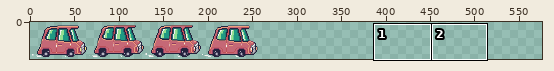
Two states of a sprite sheet, Assets/Sprites/car_red_64_32.png. The first picture is a wide view before the edit; the outline marks the close-up.
Close-up. The starting point:
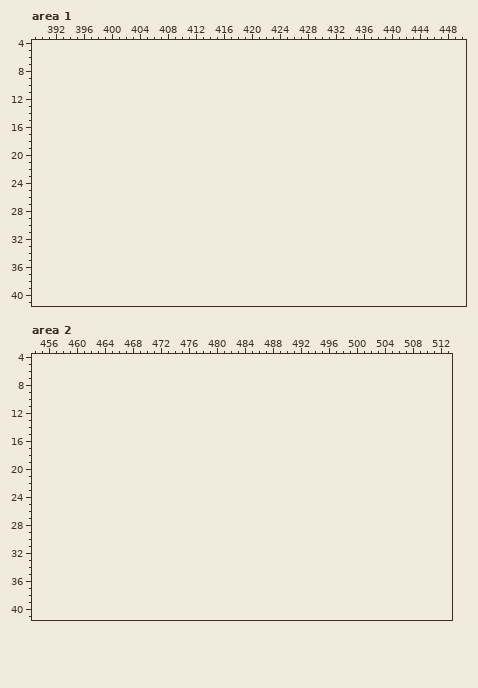
The file is 256x42 pixels. Shown: area 1: x 389..450, y 4..41; area 2: x 454..513, y 4..41. The old version is drawn lined up with the new one, on the new canvas. The commit also changed other parts of the picture, which this record leaves out.
The same view after the edit:
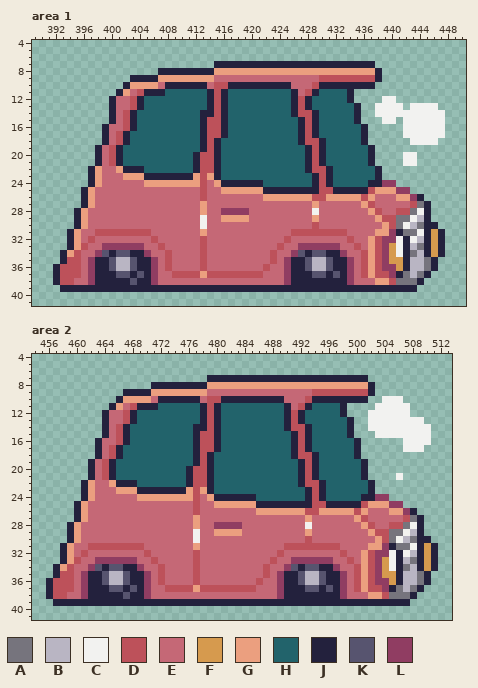
Palette (. is transparent): A #76747d  B #b9b5c3  C #f2f2f0  D #bd515a  E #c56876  F #d69a4e  G #eb9f7f  H #22636b  J #23213d  K #57546f  L #903d62
Changes in this commit:
canvas 256x42 -> 576x42
Changed rows in their new state; - is an unchanged pixel.
Area 1:
first column x 392:
 7 -----------------------JJJJJJJJJJJJJJJJJJJJJJJ----------
 8 ---------------JJJJJJJJGGGGGGGGGGGGGGGGGGGGGGGJ---------
 9 -----------JJJJGGGGGGGGEEEEEEEEEEEEEEEDDDDDDDDJ---------
10 ----------JGGGGEJJJJJJEDDJJJJJJJJJEEEDJJJJJJJJ----------
11 ---------JGEDJJJHHHHHHJDJHHHHHHHHHJEDJHHHHJ-------------
12 --------JEEDJHHHHHHHHHJDJHHHHHHHHHJDJHHHHHJ----CC-------
13 --------JEEDJHHHHHHHHHJDJHHHHHHHHHJDJHHHHHHJ--CCCC-CCCC-
14 --------JEDJHHHHHHHHHJJDJHHHHHHHHHJDDJHHHHHJ--CCCCCCCCCC
15 --------JEDJHHHHHHHHHJDDJHHHHHHHHHHJDJHHHHHJ---CC-CCCCCC
16 -------JEEDJHHHHHHHHHJDDJHHHHHHHHHHJDJHHHHHHJ-----CCCCCC
17 -------JEDJHHHHHHHHHHJDDJHHHHHHHHHHJDJHHHHHHJ-----CCCCCC
18 -------JEDJHHHHHHHHHHJDJHHHHHHHHHHHJDDJHHHHHJ------CCCC-
19 ------JEDJHHHHHHHHHHHJDJHHHHHHHHHHHHJDJHHHHHHJ----------
20 ------JEDJHHHHHHHHHHJDDJHHHHHHHHHHHHJDJHHHHHHJ----CC----
21 ------JEDJHHHHHHHHHHJDDJHHHHHHHHHHHHJDJHHHHHHJ----CC----
22 -----JGEEGJJJHHHHHHHJDDJHHHHHHHHHHHHJDDJHHHHHHJ---------
23 -----JGEEEGGGJJJJJJJGDGJHHHHHHHHHHHHHJDJHHHHHHJ---------
24 -----JGEEEEEEGGGGGGGGDEGJJJJJJHHHHHHHJDJHHHHHJJLL-------
25 ----JGEEEEEEEEEEEEEEEDEEGGGGGGJJJJJJJJDDJJJJJDGGGLL-----
26 ----JGEEEEEEEEEEEEEEEDEEEEEEEEGGGGGGGDDGGGGGDGEEEGGLJ---
27 ----JGEEEEEEEEEEEEEEEGEEEEEEEEEEEEEEEGEEEEEEGDEEEEEDAJ--
28 ---JGEEEEEEEEEEEEEEEEGEELLLLEEEEEEEEECEEEEEEEGDEEDDACJ--
29 ---JGEEEEEEEEEEEEEEEECEEGGGGEEEEEEEEEGEEEEEEEEGDDAACBJ--
30 ---JGEEEEEEEEEEEEEEEECEEEEEEEEEEEEEEEDEEEEEEEEEGDACBAJJ-
31 --JGEEDDDDDDDDEEEEEEEGEEEEEEEEEEEEDDDDDDDDEEEEGGLJAACJFJ
32 --JGEDEEEEEEEEDEEEEEEDEEEEEEEEEEEDEEEEEEEEDEEGDLLCJCBJFJ
33 --JGDEELLLLLLEEDEEEEEDEEEEEEEEEEDEELLLLLLEEDEGDLFCJBAJFJ
34 -JGDEELKJKKJJLEEDEEEEDEEEEEEEEEDEELKJKKJJLEEDGDLFCJABJFJ
35 -JDDELJJKBBKJJLEDEEEEDEEEEEEEEEDELJJKBBKJJLEDGDLFFJBBAJ-
36 JDDDELJJKBBKJJLEDEEEEDEEEEEEEEDEELJJKBBKJJLEDGDLLFJBBAJ-
37 JDDDELJJJKKJKJLEEDDDDGDDDDDDDDEEELJJJKKJKJLEDGDDLJABAJ--
38 JDDEELJJJJJKJJLEEEEEEEEEEEEEEEEEELJJJJJJJJLEEEGGDAAAJ---
39 -JJJJJJJJJJJJJJJJJJJJJJJJJJJJJJJJJJJJJJJJJJJJJJJJJJJ----
Area 2:
first column x 456:
 7 -----------------------JJJJJJJJJJJJJJJJJJJJJJJ----------
 8 ---------------JJJJJJJJGGGGGGGGGGGGGGGGGGGGGGGJ---------
 9 -----------JJJJGGGGGGGGEEEEEEEEEEEEEEEDDDDDDDDJ---------
10 ----------JGGGGEJJJJJJEDDJJJJJJJJJEEEDJJJJJJJJ--CCC-----
11 ---------JGEDJJJHHHHHHJDJHHHHHHHHHJEDJHHHHJ----CCCCC----
12 --------JEEDJHHHHHHHHHJDJHHHHHHHHHJDJHHHHHJ---CCCCCC----
13 --------JEEDJHHHHHHHHHJDJHHHHHHHHHJDJHHHHHHJ--CCCCCCCC--
14 --------JEDJHHHHHHHHHJJDJHHHHHHHHHJDDJHHHHHJ--CCCCCCCCC-
15 --------JEDJHHHHHHHHHJDDJHHHHHHHHHHJDJHHHHHJ---CCCCCCCC-
16 -------JEEDJHHHHHHHHHJDDJHHHHHHHHHHJDJHHHHHHJ------CCCC-
17 -------JEDJHHHHHHHHHHJDDJHHHHHHHHHHJDJHHHHHHJ------CCC--
18 -------JEDJHHHHHHHHHHJDJHHHHHHHHHHHJDDJHHHHHJ-----------
19 ------JEDJHHHHHHHHHHHJDJHHHHHHHHHHHHJDJHHHHHHJ----------
20 ------JEDJHHHHHHHHHHJDDJHHHHHHHHHHHHJDJHHHHHHJ----------
21 ------JEDJHHHHHHHHHHJDDJHHHHHHHHHHHHJDJHHHHHHJ----C-----
22 -----JGEEGJJJHHHHHHHJDDJHHHHHHHHHHHHJDDJHHHHHHJ---------
23 -----JGEEEGGGJJJJJJJGDGJHHHHHHHHHHHHHJDJHHHHHHJ---------
24 -----JGEEEEEEGGGGGGGGDEGJJJJJJHHHHHHHJDJHHHHHJJLL-------
25 ----JGEEEEEEEEEEEEEEEDEEGGGGGGJJJJJJJJDDJJJJJDGGGLL-----
26 ----JGEEEEEEEEEEEEEEEDEEEEEEEEGGGGGGGDDGGGGGDGEEEGGLJ---
27 ----JGEEEEEEEEEEEEEEEGEEEEEEEEEEEEEEEGEEEEEEGDEEEEEDAJ--
28 ---JGEEEEEEEEEEEEEEEEGEELLLLEEEEEEEEECEEEEEEEGDEEDDACJ--
29 ---JGEEEEEEEEEEEEEEEECEEGGGGEEEEEEEEEGEEEEEEEEGDDAACBJ--
30 ---JGEEEEEEEEEEEEEEEECEEEEEEEEEEEEEEEDEEEEEEEEEGDACBAJJ-
31 --JGEEDDDDDDDDEEEEEEEGEEEEEEEEEEEEDDDDDDDDEEEEGGLJAACJFJ
32 --JGEDEEEEEEEEDEEEEEEDEEEEEEEEEEEDEEEEEEEEDEEGDLLCJCBJFJ
33 --JGDEELLLLLLEEDEEEEEDEEEEEEEEEEDEELLLLLLEEDEGDLFCJBAJFJ
34 -JGDEELKJKKJJLEEDEEEEDEEEEEEEEEDEELKJKKJJLEEDGDLFCJABJFJ
35 -JDDELJJKBBKJJLEDEEEEDEEEEEEEEEDELJJKBBKJJLEDGDLFFJBBAJ-
36 JDDDELJJKBBKJJLEDEEEEDEEEEEEEEDEELJJKBBKJJLEDGDLLFJBBAJ-
37 JDDDELJJJKKJKJLEEDDDDGDDDDDDDDEEELJJJKKJKJLEDGDDLJABAJ--
38 JDDEELJJJJJKJJLEEEEEEEEEEEEEEEEEELJJJJJJJJLEEEGGDAAAJ---
39 -JJJJJJJJJJJJJJJJJJJJJJJJJJJJJJJJJJJJJJJJJJJJJJJJJJJ----
Boxes around the changes in both close-ups, in picture pixels (x1, y1, x2, y2):
added: (53, 61, 445, 292)
added: (46, 375, 438, 606)
